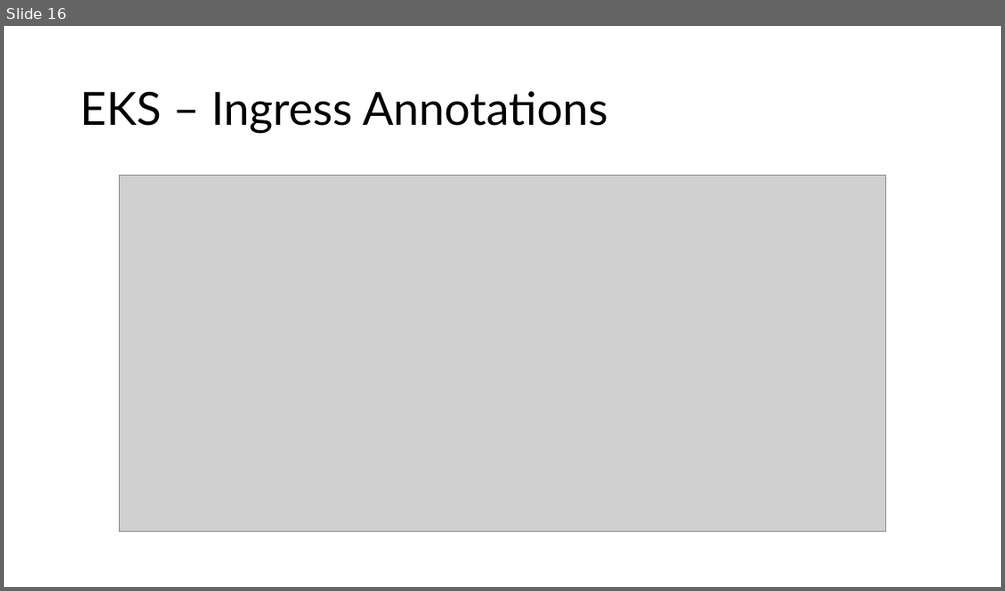
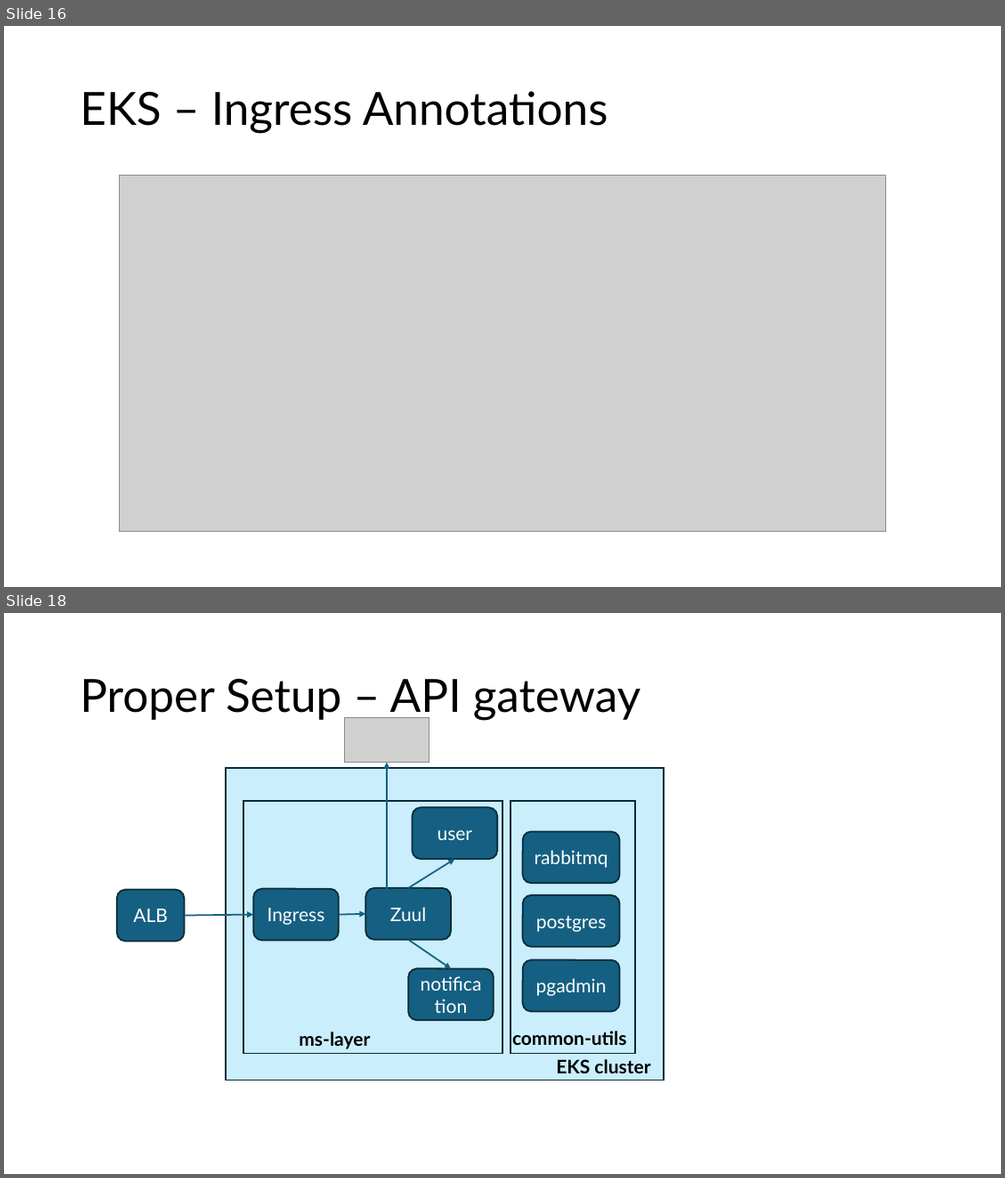
Before and after one commit to ksericpro/event-driven-ms, a slide deck: kubernetes/eks/EKS.pptx. Shown one above the other, each under a label of ours: slide 16 before the commit, slides 16 and 18 after it; the slides between them are not shown. The pictures are 1005x591 and 1005x1178 pixels, drawn with LibreOffice and Linux fonts; fonts in the diff are those of the drawing; grey boxes stand for pictures. Boxes give left, top, right and bottom in pixels: in the first picture for what was removed or moved away, otherwise in the second. Text is boxed around its words. In the diff, an @@ line names an element or a change of style, - is before the commit and + after.

```diff
--- a/kubernetes/eks/EKS.pptx
+++ b/kubernetes/eks/EKS.pptx
@@ slide 18 added at box(4, 613, 1001, 1174), background #FFFFFF @@
@@ title added at box(80, 678, 640, 720), 44 pt, text #000000 @@
+Proper Setup – API gateway
@@ picture added at box(344, 718, 429, 763) @@
@@ rectangle added at box(226, 769, 664, 1080), fill #CAEEFB, outline #092A39 1.5 pt @@
@@ arrow added from (387, 899) to (387, 763), #156082 1.5 pt @@
@@ rectangle added at box(243, 801, 502, 1054), outline #092A39 1.5 pt @@
@@ rounded rectangle added at box(413, 807, 498, 859), fill #156082, outline #092A39 1.5 pt, 18 pt, text #FFFFFF @@
+user
@@ rectangle added at box(511, 801, 636, 1054), outline #092A39 1.5 pt @@
@@ rounded rectangle added at box(523, 831, 620, 883), fill #156082, outline #092A39 1.5 pt, 18 pt, text #FFFFFF @@
+rabbitmq
@@ arrow added from (409, 888) to (455, 859), #156082 1.5 pt @@
@@ rounded rectangle added at box(117, 890, 184, 941), fill #156082, outline #092A39 1.5 pt, 18 pt, text #FFFFFF @@
+ALB
@@ rounded rectangle added at box(254, 889, 339, 941), fill #156082, outline #092A39 1.5 pt, 18 pt, text #FFFFFF @@
+Ingress
@@ rounded rectangle added at box(366, 888, 451, 940), fill #156082, outline #092A39 1.5 pt, 18 pt, text #FFFFFF @@
+Zuul
@@ rounded rectangle added at box(523, 895, 620, 947), fill #156082, outline #092A39 1.5 pt, 18 pt, text #FFFFFF @@
+postgres
@@ arrow added from (184, 915) to (254, 915), #156082 1.5 pt @@
@@ arrow added from (339, 915) to (366, 914), #156082 1.5 pt @@
@@ arrow added from (409, 940) to (451, 969), #156082 1.5 pt @@
@@ rounded rectangle added at box(409, 969, 494, 1021), fill #156082, outline #092A39 1.5 pt, 18 pt, text #FFFFFF @@
+notification
@@ rounded rectangle added at box(523, 960, 620, 1012), fill #156082, outline #092A39 1.5 pt, 18 pt, text #FFFFFF @@
+pgadmin
@@ text added at box(299, 1031, 370, 1049), 18 pt, text #000000, bold @@
+ms-layer
@@ text added at box(512, 1030, 627, 1045), 18 pt, text #000000, bold @@
+common-utils
@@ text added at box(556, 1059, 650, 1073), 18 pt, text #000000, bold @@
+EKS cluster
```
Also in this commit, not shown: 1 slide changed, 1 other slide added.
